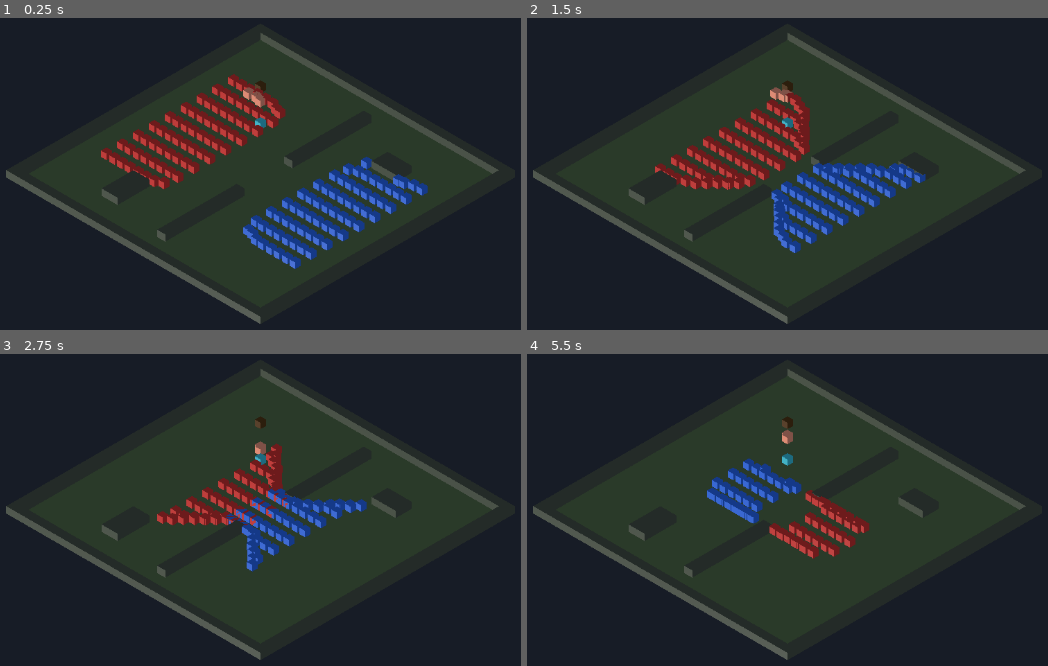
Above: before the commit, frames 1-4 (two rows, left to right).
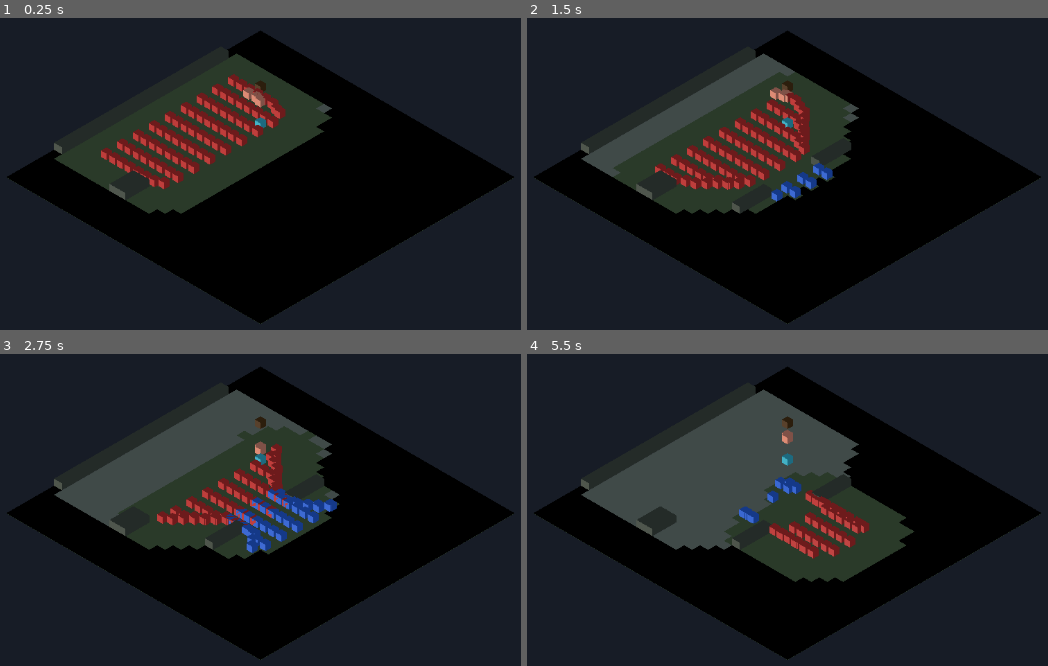
Above: after the commit, the same moments.

Repository: EEEEEEEEthan/AOE2
Game: Godot game, scene res://presentation/main.tscn
The game is run twice, just before and just after one commit, with the same random seed, the same clock (stepped at 60 frames per second) and the same inputs.
Inputs:
- Up to frame 1 (0.25 s): no input
- Up to frame 2 (1.5 s): no input
- Up to frame 3 (2.75 s): no input
- Up to frame 4 (5.5 s): no input

The runs differ from the first frame. In frame 1, 31% of the frame differs, in the area x 1-99%, y 3-99%; in frame 2, 32%; in frame 3, 34%; in frame 4, 36%.

Commit message:
实现战争迷雾与视野系统：按玩家的可视性网格、敌我单位过滤与地形迷雾叠加
Co-authored-by: multica-agent <github@multica.ai>

Diff:
--- a/presentation/world_view.gd
+++ b/presentation/world_view.gd
@@ -16,14 +16,24 @@
 	Color(0.52, 0.52, 0.55),
 ]
 const DROP_SITE_COLOR := Color(0.25, 0.75, 0.8)
+const FOG_UNEXPLORED_COLOR := Color(0.0, 0.0, 0.0, 1.0)
+const FOG_EXPLORED_COLOR := Color(0.32, 0.34, 0.38, 0.55)
+const FOG_VISIBLE_COLOR := Color(0.0, 0.0, 0.0, 0.0)
+const FOG_HEIGHT := 0.03
 
 var _sim: GameSim
+var _local_player := 0
+var _vision: VisionGrid
 var _unit_mesh: BoxMesh
 var _materials: Dictionary = {}
 var _units: Dictionary = {}
+var _walls: Array = []
+var _fog: MultiMeshInstance3D
 
-func bind_sim(sim: GameSim) -> void:
+func bind_sim(sim: GameSim, local_player: int = 0) -> void:
 	_sim = sim
+	_local_player = local_player
+	_vision = sim.vision_for(local_player)
 
 func build_terrain(grid: NavGrid) -> void:
 	var wall_mesh := BoxMesh.new()
@@ -40,6 +50,8 @@
 			wall.material_override = wall_material
 			wall.position = Vector3(x + 0.5, 0.4, y + 0.5)
 			add_child(wall)
+			_walls.append({"node": wall, "x": x, "y": y})
+	_build_fog(grid)
 
 func refresh() -> void:
 	if _sim == null:
@@ -53,14 +65,17 @@
 		if unit == null:
 			unit = _create_unit(id)
 			_units[id] = unit
-		var x := Fixed.to_float(_sim.world.get_value(id, SimComponents.POSITION, SimComponents.X))
-		var y := Fixed.to_float(_sim.world.get_value(id, SimComponents.POSITION, SimComponents.Y))
-		unit.position = Vector3(x, 0.4, y)
+		var x_fixed := _sim.world.get_value(id, SimComponents.POSITION, SimComponents.X)
+		var y_fixed := _sim.world.get_value(id, SimComponents.POSITION, SimComponents.Y)
+		unit.position = Vector3(Fixed.to_float(x_fixed), 0.4, Fixed.to_float(y_fixed))
+		unit.visible = _entity_visible(id, Fixed.to_int(x_fixed), Fixed.to_int(y_fixed))
 	for id in _units.keys():
 		if not alive.has(id):
 			var dead: MeshInstance3D = _units[id]
 			dead.queue_free()
 			_units.erase(id)
+	_refresh_terrain_visibility()
+	_refresh_fog()
 
 func _create_unit(id: int) -> MeshInstance3D:
 	if _unit_mesh == null:
@@ -91,3 +106,60 @@
 	material.roughness = 0.7
 	_materials[color] = material
 	return material
+
+func _entity_visible(id: int, tile_x: int, tile_y: int) -> bool:
+	if _vision == null:
+		return true
+	if _sim.world.has_component(id, SimComponents.TEAM):
+		var team := _sim.world.get_value(id, SimComponents.TEAM, SimComponents.TEAM_ID)
+		if team == _local_player:
+			return true
+		return _vision.visible_at(tile_x, tile_y)
+	return _vision.is_explored(tile_x, tile_y)
+
+func _refresh_terrain_visibility() -> void:
+	for wall in _walls:
+		var node: MeshInstance3D = wall["node"]
+		node.visible = _vision == null or _vision.is_explored(wall["x"], wall["y"])
+
+func _build_fog(grid: NavGrid) -> void:
+	var mesh := MultiMesh.new()
+	mesh.transform_format = MultiMesh.TRANSFORM_3D
+	mesh.use_colors = true
+	var quad := QuadMesh.new()
+	quad.size = Vector2(1.0, 1.0)
+	mesh.mesh = quad
+	mesh.instance_count = grid.width * grid.height
+	var basis := Basis(Vector3.RIGHT, -PI / 2.0)
+	for y in grid.height:
+		for x in grid.width:
+			var origin := Vector3(x + 0.5, FOG_HEIGHT, y + 0.5)
+			mesh.set_instance_transform(y * grid.width + x, Transform3D(basis, origin))
+	var material := StandardMaterial3D.new()
+	material.albedo_color = Color(1.0, 1.0, 1.0, 1.0)
+	material.vertex_color_use_as_albedo = true
+	material.transparency = BaseMaterial3D.TRANSPARENCY_ALPHA
+	material.shading_mode = BaseMaterial3D.SHADING_MODE_UNSHADED
+	material.cull_mode = BaseMaterial3D.CULL_DISABLED
+	_fog = MultiMeshInstance3D.new()
+	_fog.multimesh = mesh
+	_fog.material_override = material
+	add_child(_fog)
+
+func _refresh_fog() -> void:
+	if _fog == null:
+		return
+	var mesh := _fog.multimesh
+	for y in _sim.grid.height:
+		for x in _sim.grid.width:
+			var cell := y * _sim.grid.width + x
+			if _vision == null:
+				mesh.set_instance_color(cell, FOG_VISIBLE_COLOR)
+				continue
+			match _vision.state_at(x, y):
+				VisionGrid.STATE_VISIBLE:
+					mesh.set_instance_color(cell, FOG_VISIBLE_COLOR)
+				VisionGrid.STATE_EXPLORED:
+					mesh.set_instance_color(cell, FOG_EXPLORED_COLOR)
+				_:
+					mesh.set_instance_color(cell, FOG_UNEXPLORED_COLOR)
--- a/simulation/ecs/sim_components.gd
+++ b/simulation/ecs/sim_components.gd
@@ -7,6 +7,7 @@
 const HEALTH := &"health"
 const COMBAT := &"combat"
 const TEAM := &"team"
+const SIGHT := &"sight"
 const GATHER := &"gather"
 const RESOURCE := &"resource"
 const RESOURCE_NODE := &"resource_node"
@@ -25,6 +26,7 @@
 const COOLDOWN := &"cooldown"
 const COOLDOWN_LEFT := &"cooldown_left"
 const TEAM_ID := &"team_id"
+const RADIUS := &"radius"
 
 const WOOD := &"wood"
 const FOOD := &"food"
--- a/simulation/game_sim.gd
+++ b/simulation/game_sim.gd
@@ -14,14 +14,17 @@
 var lockstep: Lockstep
 var _fields: Dictionary = {}
 var _inventory_entities: Dictionary = {}
+var _vision_grids: Array[VisionGrid] = []
 
 func _init(p_grid: NavGrid, seed_value: int = 1, player_count: int = 2, ticks_per_turn: int = 6) -> void:
 	grid = p_grid
 	world = SimWorld.new(seed_value)
 	spatial = SpatialHash.new(4)
 	lockstep = Lockstep.new(player_count, ticks_per_turn)
-
-func spawn_unit(cell_x: int, cell_y: int, team: int, max_hp: int, damage: int, range_tiles: float, speed_tiles_per_tick: float) -> int:
+	for player in player_count:
+		_vision_grids.append(VisionGrid.new(grid.width, grid.height))
+
+func spawn_unit(cell_x: int, cell_y: int, team: int, max_hp: int, damage: int, range_tiles: float, speed_tiles_per_tick: float, sight_tiles: float = 4.0) -> int:
 	var id := world.spawn()
 	world.attach(id, SimComponents.POSITION)
 	world.attach(id, SimComponents.VELOCITY)
@@ -29,6 +32,7 @@
 	world.attach(id, SimComponents.HEALTH)
 	world.attach(id, SimComponents.COMBAT)
 	world.attach(id, SimComponents.TEAM)
+	world.attach(id, SimComponents.SIGHT)
 	world.set_value(id, SimComponents.POSITION, SimComponents.X, Fixed.add(Fixed.from_int(cell_x), Fixed.HALF))
 	world.set_value(id, SimComponents.POSITION, SimComponents.Y, Fixed.add(Fixed.from_int(cell_y), Fixed.HALF))
 	world.set_value(id, SimComponents.VELOCITY, SimComponents.X, 0)
@@ -45,6 +49,7 @@
 	world.set_value(id, SimComponents.COMBAT, SimComponents.COOLDOWN, 6)
 	world.set_value(id, SimComponents.COMBAT, SimComponents.COOLDOWN_LEFT, 0)
 	world.set_value(id, SimComponents.TEAM, SimComponents.TEAM_ID, team)
+	world.set_value(id, SimComponents.SIGHT, SimComponents.RADIUS, Fixed.from_float(sight_tiles))
 	return id
 
 func spawn_resource_node(cell_x: int, cell_y: int, node_type: int, amount: int) -> int:
@@ -143,7 +148,20 @@
 	GatherSystem.step(world, _inventory_for_team)
 	MovementSystem.step(world, grid, _field_provider)
 	CombatSystem.step(world, spatial)
+	VisionSystem.step(world, _vision_grids)
 	world.tick += 1
+
+func vision_for(player: int) -> VisionGrid:
+	if player < 0 or player >= _vision_grids.size():
+		return null
+	return _vision_grids[player]
+
+func checksum() -> int:
+	var hash := world.checksum()
+	for vision: VisionGrid in _vision_grids:
+		hash = (hash ^ vision.checksum()) & SimWorld.MASK32
+		hash = (hash * SimWorld.FNV_PRIME) & SimWorld.MASK32
+	return hash
 
 func simulate_turn() -> int:
 	if lockstep.can_advance():
--- /dev/null
+++ b/simulation/vision/vision_grid.gd
@@ -0,0 +1,75 @@
+class_name VisionGrid
+extends RefCounted
+
+const STATE_UNEXPLORED := 0
+const STATE_EXPLORED := 1
+const STATE_VISIBLE := 2
+
+const FNV_OFFSET := 0x811C_9DC5
+const FNV_PRIME := 0x0100_0193
+const MASK32 := 0xFFFF_FFFF
+
+var width: int
+var height: int
+var _visible := PackedByteArray()
+var _explored := PackedByteArray()
+
+func _init(grid_width: int, grid_height: int) -> void:
+	width = grid_width
+	height = grid_height
+	_visible.resize(width * height)
+	_visible.fill(0)
+	_explored.resize(width * height)
+	_explored.fill(0)
+
+func in_bounds(x: int, y: int) -> bool:
+	return x >= 0 and y >= 0 and x < width and y < height
+
+func index(x: int, y: int) -> int:
+	return y * width + x
+
+func clear_visible() -> void:
+	_visible.fill(0)
+
+func is_explored(x: int, y: int) -> bool:
+	return in_bounds(x, y) and _explored[index(x, y)] == 1
+
+func visible_at(x: int, y: int) -> bool:
+	return in_bounds(x, y) and _visible[index(x, y)] == 1
+
+func state_at(x: int, y: int) -> int:
+	if not in_bounds(x, y):
+		return STATE_UNEXPLORED
+	var cell := index(x, y)
+	if _visible[cell] == 1:
+		return STATE_VISIBLE
+	if _explored[cell] == 1:
+		return STATE_EXPLORED
+	return STATE_UNEXPLORED
+
+func reveal_circle(center_x: int, center_y: int, radius: int) -> void:
+	if radius <= 0:
+		return
+	var radius_sq := Fixed.mul(radius, radius)
+	var min_x := clampi(Fixed.to_int(Fixed.sub(center_x, radius)), 0, width - 1)
+	var max_x := clampi(Fixed.to_int(Fixed.add(center_x, radius)), 0, width - 1)
+	var min_y := clampi(Fixed.to_int(Fixed.sub(center_y, radius)), 0, height - 1)
+	var max_y := clampi(Fixed.to_int(Fixed.add(center_y, radius)), 0, height - 1)
+	for tile_y in range(min_y, max_y + 1):
+		for tile_x in range(min_x, max_x + 1):
+			var dx := Fixed.sub(Fixed.add(Fixed.from_int(tile_x), Fixed.HALF), center_x)
+			var dy := Fixed.sub(Fixed.add(Fixed.from_int(tile_y), Fixed.HALF), center_y)
+			var distance := Fixed.add(Fixed.mul(dx, dx), Fixed.mul(dy, dy))
+			if distance > radius_sq:
+				continue
+			var cell := index(tile_x, tile_y)
+			_visible[cell] = 1
+			_explored[cell] = 1
+
+func checksum() -> int:
+	var hash := FNV_OFFSET
+	for cell in _visible.size():
+		hash = ((hash ^ _visible[cell]) * FNV_PRIME) & MASK32
+	for cell in _explored.size():
+		hash = ((hash ^ _explored[cell]) * FNV_PRIME) & MASK32
+	return hash
--- /dev/null
+++ b/simulation/vision/vision_system.gd
@@ -0,0 +1,24 @@
+class_name VisionSystem
+extends RefCounted
+
+static func step(world: SimWorld, grids: Array) -> void:
+	for vision_grid: VisionGrid in grids:
+		vision_grid.clear_visible()
+	var sight_store := world.store(SimComponents.SIGHT)
+	if sight_store.count == 0:
+		return
+	for id in world.entities():
+		if not sight_store.has(id):
+			continue
+		if not world.has_component(id, SimComponents.TEAM):
+			continue
+		if not world.has_component(id, SimComponents.POSITION):
+			continue
+		var team := world.get_value(id, SimComponents.TEAM, SimComponents.TEAM_ID)
+		if team < 0 or team >= grids.size():
+			continue
+		var radius := world.get_value(id, SimComponents.SIGHT, SimComponents.RADIUS)
+		var x := world.get_value(id, SimComponents.POSITION, SimComponents.X)
+		var y := world.get_value(id, SimComponents.POSITION, SimComponents.Y)
+		var target_grid: VisionGrid = grids[team]
+		target_grid.reveal_circle(x, y, radius)
--- /dev/null
+++ b/tests/vision.gd
@@ -0,0 +1,76 @@
+extends TestBase
+
+func run() -> void:
+	_initial_state_is_unexplored()
+	_unit_reveals_visible_circle()
+	_leaving_becomes_explored()
+	_explored_persists_across_ticks()
+	_players_keep_independent_vision()
+	_vision_is_deterministic()
+
+func _initial_state_is_unexplored() -> void:
+	var sim := GameSim.new(NavGrid.new(16, 16), 51)
+	sim.spawn_unit(5, 5, 0, 40, 5, 1.0, 0.0)
+	var vision := sim.vision_for(0)
+	check_eq(vision.state_at(5, 5), VisionGrid.STATE_UNEXPLORED, "vision starts unexplored")
+	check_true(not vision.visible_at(5, 5), "nothing is visible before a tick")
+
+func _unit_reveals_visible_circle() -> void:
+	var sim := GameSim.new(NavGrid.new(16, 16), 52)
+	sim.spawn_unit(5, 5, 0, 40, 5, 1.0, 0.0, 3.0)
+	sim.simulate_tick()
+	var vision := sim.vision_for(0)
+	check_eq(vision.state_at(5, 5), VisionGrid.STATE_VISIBLE, "unit tile becomes visible")
+	check_true(vision.visible_at(6, 6), "tile inside sight radius is visible")
+	check_eq(vision.state_at(15, 15), VisionGrid.STATE_UNEXPLORED, "tile outside sight stays unexplored")
+
+func _leaving_becomes_explored() -> void:
+	var sim := GameSim.new(NavGrid.new(16, 16), 53)
+	var unit := sim.spawn_unit(5, 5, 0, 40, 5, 1.0, 0.0, 3.0)
+	sim.simulate_tick()
+	var vision := sim.vision_for(0)
+	check_eq(vision.state_at(5, 5), VisionGrid.STATE_VISIBLE, "start tile visible after tick")
+	_move_unit(sim, unit, 12, 12)
+	sim.simulate_tick()
+	check_eq(vision.state_at(5, 5), VisionGrid.STATE_EXPLORED, "left tile becomes explored")
+	check_true(not vision.visible_at(5, 5), "left tile is no longer visible")
+	check_eq(vision.state_at(12, 12), VisionGrid.STATE_VISIBLE, "new tile is visible")
+
+func _explored_persists_across_ticks() -> void:
+	var sim := GameSim.new(NavGrid.new(16, 16), 54)
+	var unit := sim.spawn_unit(4, 4, 0, 40, 5, 1.0, 0.0, 2.0)
+	sim.simulate_tick()
+	_move_unit(sim, unit, 10, 10)
+	for i in 5:
+		sim.simulate_tick()
+	var vision := sim.vision_for(0)
+	check_eq(vision.state_at(4, 4), VisionGrid.STATE_EXPLORED, "explored tile stays explored")
+	check_true(vision.is_explored(4, 4), "explored flag stays set")
+
+func _players_keep_independent_vision() -> void:
+	var sim := GameSim.new(NavGrid.new(24, 24), 55)
+	sim.spawn_unit(5, 5, 0, 40, 5, 1.0, 0.0, 3.0)
+	sim.spawn_unit(18, 18, 1, 40, 5, 1.0, 0.0, 3.0)
+	sim.simulate_tick()
+	var blue := sim.vision_for(0)
+	var red := sim.vision_for(1)
+	check_true(blue.visible_at(5, 5), "blue sees its own unit")
+	check_true(not blue.visible_at(18, 18), "blue cannot see the red unit")
+	check_true(red.visible_at(18, 18), "red sees its own unit")
+	check_true(not red.visible_at(5, 5), "red cannot see the blue unit")
+
+func _vision_is_deterministic() -> void:
+	check_eq(_run_scenario(), _run_scenario(), "identical scenarios share a checksum")
+
+func _run_scenario() -> int:
+	var sim := GameSim.new(NavGrid.new(24, 24), 56)
+	for index in 4:
+		sim.spawn_unit(4, 4 + index, 0, 50, 7, 1.5, 0.2, 4.0)
+		sim.spawn_unit(18, 4 + index, 1, 50, 7, 1.5, 0.2, 4.0)
+	for i in 20:
+		sim.simulate_tick()
+	return sim.checksum()
+
+func _move_unit(sim: GameSim, id: int, cell_x: int, cell_y: int) -> void:
+	sim.world.set_value(id, SimComponents.POSITION, SimComponents.X, Fixed.add(Fixed.from_int(cell_x), Fixed.HALF))
+	sim.world.set_value(id, SimComponents.POSITION, SimComponents.Y, Fixed.add(Fixed.from_int(cell_y), Fixed.HALF))
Not shown, added: simulation/vision/vision_grid.gd.uid
Not shown, added: simulation/vision/vision_system.gd.uid
Not shown, added: tests/vision.gd.uid
